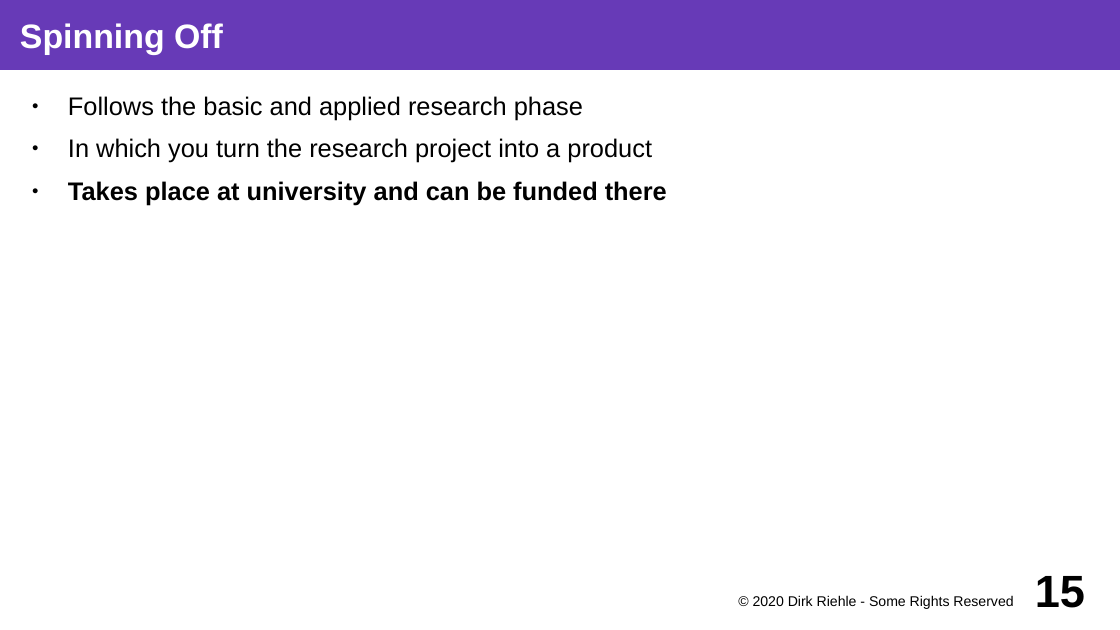
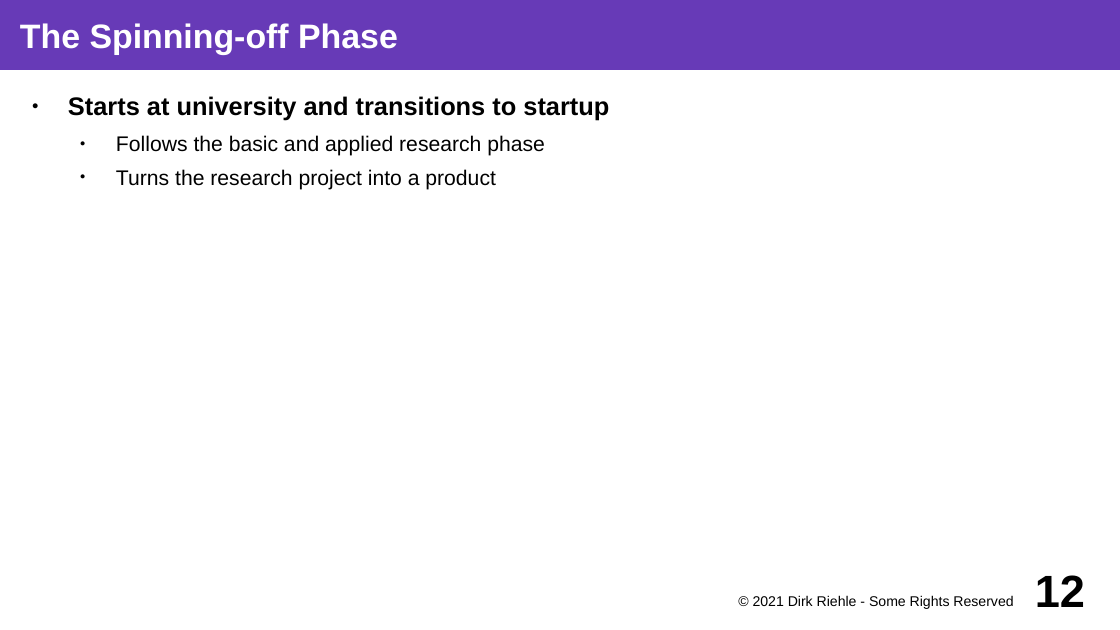
Before and after one commit to dirkriehle/coss-course, a slide deck: slide 12 of Lecture slides/COSS D03 - University Spin-offs.odp (slide 15 before the commit). Drawn at 1120x630 pixels with LibreOffice and Linux fonts; fonts in the diff are those of the drawing. Boxes give left, top, right and bottom in pixels: in the first picture for what was removed or moved away, otherwise in the second. Text is boxed around its words. In the diff, an @@ line names an element or a change of style, - is before the commit and + after.

```diff
--- a/Lecture slides/COSS D03 - University Spin-offs.odp
+++ b/Lecture slides/COSS D03 - University Spin-offs.odp
@@ title at box(20, 23, 398, 55): text changed @@
-Spinning Off
+The Spinning-off Phase
@@ text at box(68, 96, 609, 120): paragraph added @@
+● Starts at university and transitions to startup
@@ text at box(116, 135, 545, 156): size 18 to 15 pt in "Follows the basic and applied research phase"; list level 1 to 2 in "Follows the basic and applied ..." @@
@@ text at box(116, 169, 496, 190): text changed; size 18 to 15 pt @@
-● In which you turn the research project into a product
-● Takes place at university and can be funded there
+  ● Turns the research project into a product
@@ text at box(753, 595, 1013, 609): text changed @@
-© 2020 Dirk Riehle - Some Rights Reserved
+© 2021 Dirk Riehle - Some Rights Reserved
@@ page number at box(1035, 575, 1085, 607): text changed @@
-15
+12
```
Also in this commit, not shown: 22 other slides changed, 4 slides added, 4 slides removed, 8 other files.
